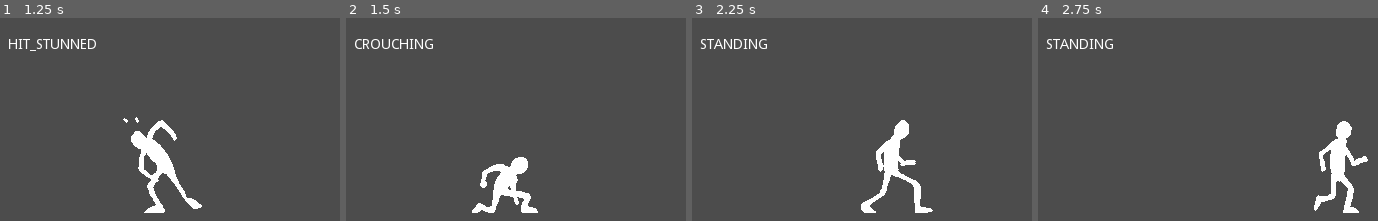
Above: before the commit, frames 1-4 (left to right).
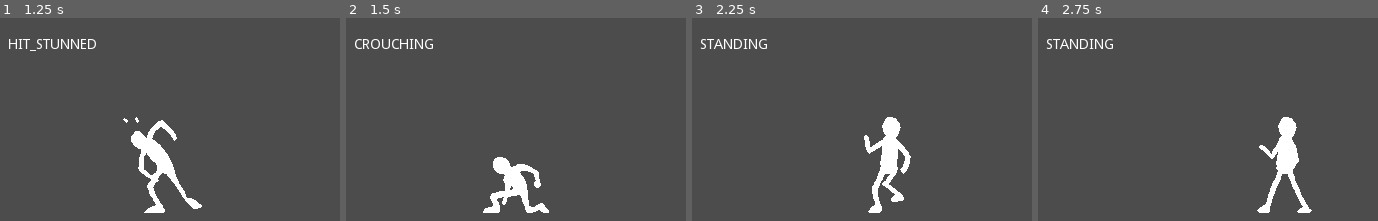
Above: after the commit, the same moments.

Repository: DanySnowyman/Godot_Fighting_Project
Game: Godot game, scene res://MrPalo.tscn
Same seed, same stepped clock (60 frames per second), same inputs: the game is played once before the commit and once after it.
Inputs:
- Up to frame 1 (1.25 s): tap Enter at 0.5 s; hold Right (ui_right) from 0.53 s (still down); tap C (Heavy Kick) at 0.6 s; tap H (Test hit high) at 0.8 s
- Up to frame 2 (1.5 s): release Right (ui_right) at 1.28 s; hold Down (ui_down) from 1.28 s (still down); tap H (Test hit high) at 1.35 s
- Up to frame 3 (2.25 s): tap F (Test flip, bound only after the commit) at 1.55, 2.1 s; release Down (ui_down) at 2.03 s; hold Right (ui_right) from 2.03 s (still down)
- Up to frame 4 (2.75 s): keep holding Right (ui_right); tap C (Heavy Kick) at 2.3 s

Frame 1 is identical in both runs. In frame 2, 1.8% of the frame differs, in the area x 37-60%, y 68-97%; in frame 3, 2.7%; in frame 4, 4.6%, in the area x 64-98%, y 48-97%.

Commit message:
Implementado el cambio de dirección

Diff:
--- a/MrPalo.gd
+++ b/MrPalo.gd
@@ -6,23 +6,26 @@
 
 
 var state: String
+var facing_right = true
+var waiting_for_flip = false
+var flipped = false
 var last_position = Vector2()
 var pre_jump = false
 var startup_frames = false
-
-var dash_f_ready = false
-var dash_b_ready = false
+var dash_r_ready = false
+var dash_l_ready = false
 
 var can_dash_cancel = false
 
 onready var tween = get_node("Tween")
 
 const JUMP_HEIGHT = 80
-const JUMP_LENGHT = 120
+var JUMP_F_LENGHT = 120
+var JUMP_B_LENGHT = 100
 const JUMP_ASC_TIME = 0.4
 const JUMP_DES_TIME = 0.4
-const DASH_F_DIST = 80
-const DASH_B_DIST = 60
+var DASH_F_DIST = 80
+var DASH_B_DIST = 60
 const DASH_F_TIME = 0.4
 const DASH_B_TIME = 0.4
 
@@ -35,6 +38,16 @@
 	$AnimationPlayer.play("Stand")
 	$State.set_as_toplevel(true)
 	$State.set_global_position(Vector2(20, 20))
+
+func facing_direction():
+	if waiting_for_flip == true and state == "STANDING" or state == "CROUCHING":
+		waiting_for_flip = false
+		facing_right = not facing_right
+		JUMP_F_LENGHT = -JUMP_F_LENGHT
+		JUMP_B_LENGHT = -JUMP_B_LENGHT
+		DASH_F_DIST = -DASH_F_DIST
+		DASH_B_DIST = -DASH_B_DIST
+		self.scale.x *= -1
 
 func player_control(delta):
 	# Negate opposite directions ---------------------------------------------
@@ -44,12 +57,16 @@
 		else:
 	# Walk forward -----------------------------------------------------------
 			if Input.is_action_pressed("ui_right"):
-				walk_forward(delta)
+				if facing_right == true:
+					walk_forward(delta)
+				else: walk_backwards(delta)
 			if Input.is_action_just_released("ui_right"):
 				$AnimationPlayer.play("Stand")
 	# Walk backwards ---------------------------------------------------------
 			if Input.is_action_pressed("ui_left"):
-				walk_backwards(delta)
+				if facing_right == true:
+					walk_backwards(delta)
+				else: walk_forward(delta)
 			if Input.is_action_just_released("ui_left"):
 				$AnimationPlayer.play("Stand")
 	# Crouch -----------------------------------------------------------------
@@ -69,29 +86,37 @@
 			yield(get_tree().create_timer(0.05), "timeout")
 			if state == "PRE_JUMP":
 				if Input.is_action_pressed("ui_right"):
-					jump_forward()
+					if facing_right == true:
+						jump_forward()
+					else: jump_backward()
 				elif Input.is_action_pressed("ui_left"):
-					jump_backward()
+					if facing_right == true:
+						jump_backward()
+					else: jump_forward()
 				else:
 					jump_vertical()
 	# Dash forward -----------------------------------------------------------
-	if Input.is_action_just_pressed("ui_right") and dash_f_ready == false:
-		dash_f_ready = true
-		dash_b_ready = false
+	if Input.is_action_just_pressed("ui_right") and dash_r_ready == false:
+		dash_r_ready = true
+		dash_l_ready = false
 		yield(get_tree().create_timer(0.2), "timeout")
-		dash_f_ready = false
-	if state == "STANDING":
-		if Input.is_action_just_pressed("ui_right") and dash_f_ready == true:
-			dash_forward()
+		dash_r_ready = false
+	if state == "STANDING":
+		if Input.is_action_just_pressed("ui_right") and dash_r_ready == true:
+			if facing_right == true:
+				dash_forward()
+			else: dash_backward()
 	# Dash backward -----------------------------------------------------------
-	if Input.is_action_just_pressed("ui_left") and dash_b_ready == false:
-		dash_b_ready = true
-		dash_f_ready = false
+	if Input.is_action_just_pressed("ui_left") and dash_l_ready == false:
+		dash_l_ready = true
+		dash_r_ready = false
 		yield(get_tree().create_timer(0.2), "timeout")
-		dash_b_ready = false
-	if state == "STANDING":
-		if Input.is_action_just_pressed("ui_left") and dash_b_ready == true:
-			dash_backward()
+		dash_l_ready = false
+	if state == "STANDING":
+		if Input.is_action_just_pressed("ui_left") and dash_l_ready == true:
+			if facing_right == true:
+				dash_backward()
+			else: dash_forward()
 	# Normal MP ---------------------------------------------------------------
 	if state == "STANDING":
 		if Input.is_action_just_pressed("Medium Punch"):
@@ -102,24 +127,32 @@
 	if state == "JUMPING":
 		if Input.is_action_just_pressed("Heavy Kick"):
 			startup_frames = true
-			state = "ATTACKING"
+			state = "AIR_ATTACKING"
 			jumping_HK()
 
 func manual_hitting():
 	if Input.is_action_just_pressed("Test hit high"):
 		on_hit()
 
+func manual_flipping():
+	if Input.is_action_just_pressed("Test flip"):
+		waiting_for_flip = true
+
 func stand():
 	state = "STANDING"
 	$AnimationPlayer.play("Stand")
 
 func walk_forward(delta):
 	$AnimationPlayer.play("Walk forward")
-	self.position.x += 200 * delta
+	if facing_right == true:
+		self.position.x += 200 * delta
+	else: self.position.x -= 200 * delta
 
 func walk_backwards(delta):
 	$AnimationPlayer.play("Walk backwards")
-	self.position.x -= 100 * delta
+	if facing_right == true:
+		self.position.x -= 100 * delta
+	else: self.position.x += 100 * delta
 
 func crouch():
 	$AnimationPlayer.play("Crouch")
@@ -146,6 +179,7 @@
 			tween.start()
 			yield(tween, "tween_completed")
 			if state != "AIR_STUNNED":
+				disable_hit_boxes()
 				state = "STANDING"
 				pre_jump = false
 				$AnimationPlayer.play("Stand")
@@ -157,7 +191,7 @@
 	if state == "PRE_JUMP":
 		$AnimationPlayer.play("Jump forward")
 		tween.interpolate_property(self, "position:x",
-			self.position.x, self.position.x + JUMP_LENGHT / 2,
+			self.position.x, self.position.x + JUMP_F_LENGHT / 2,
 			JUMP_ASC_TIME, Tween.TRANS_LINEAR, Tween.EASE_OUT)
 		tween.interpolate_property(self, "position:y",
 			self.position.y, self.position.y - JUMP_HEIGHT,
@@ -168,7 +202,7 @@
 		#Arco descendente -------------------------------
 		if state != "AIR_STUNNED":
 			tween.interpolate_property(self, "position:x",
-				self.position.x, self.position.x + JUMP_LENGHT / 2,
+				self.position.x, self.position.x + JUMP_F_LENGHT / 2,
 				JUMP_DES_TIME, Tween.TRANS_LINEAR, Tween.EASE_IN)
 			tween.interpolate_property(self, "position:y",
 				self.position.y, self.position.y + JUMP_HEIGHT,
@@ -176,6 +210,7 @@
 			tween.start()
 			yield(tween, "tween_all_completed")
 			if state != "AIR_STUNNED":
+				disable_hit_boxes()
 				state = "STANDING"
 				pre_jump = false
 				$AnimationPlayer.play("Stand")
@@ -187,7 +222,7 @@
 	if state == "PRE_JUMP":
 		$AnimationPlayer.play("Jump backward")
 		tween.interpolate_property(self, "position:x",
-			self.position.x, self.position.x - JUMP_LENGHT / 2,
+			self.position.x, self.position.x - JUMP_B_LENGHT / 2,
 			JUMP_ASC_TIME, Tween.TRANS_LINEAR, Tween.EASE_OUT)
 		tween.interpolate_property(self, "position:y",
 			self.position.y, self.position.y - JUMP_HEIGHT,
@@ -198,7 +233,7 @@
 		#Arco descendente -------------------------------
 		if state != "AIR_STUNNED":
 			tween.interpolate_property(self, "position:x",
-				self.position.x, self.position.x - JUMP_LENGHT / 2,
+				self.position.x, self.position.x - JUMP_B_LENGHT / 2,
 				JUMP_DES_TIME, Tween.TRANS_LINEAR, Tween.EASE_IN)
 			tween.interpolate_property(self, "position:y",
 				self.position.y, self.position.y + JUMP_HEIGHT,
@@ -206,6 +241,7 @@
 			tween.start()
 			yield(tween, "tween_all_completed")
 			if state != "AIR_STUNNED":
+				disable_hit_boxes()
 				state = "STANDING"
 				pre_jump = false
 				$AnimationPlayer.play("Stand")
@@ -213,8 +249,8 @@
 func dash_forward():
 	$AnimationPlayer.play("Dash forward")
 	tween.interpolate_property(self, "position:x", self.position.x,
-		self.position.x + DASH_F_DIST, DASH_F_TIME,
-		Tween.TRANS_QUART, Tween.EASE_OUT)
+			self.position.x + DASH_F_DIST, DASH_F_TIME,
+			Tween.TRANS_QUART, Tween.EASE_OUT)
 	tween.start()
 	state = "DASHING"
 	yield(tween, "tween_completed")
@@ -225,8 +261,8 @@
 func dash_backward():
 	$AnimationPlayer.play("Dash backward")
 	tween.interpolate_property(self, "position:x", self.position.x,
-		self.position.x - DASH_B_DIST, DASH_B_TIME,
-		Tween.TRANS_QUINT, Tween.EASE_OUT)
+			self.position.x - DASH_B_DIST, DASH_B_TIME,
+			Tween.TRANS_QUINT, Tween.EASE_OUT)
 	tween.start()
 	state = "DASHING"
 	yield(tween, "tween_completed")
@@ -273,15 +309,17 @@
 
 func on_hit():
 #	tween.remove_all()
-	if state == "STANDING" or state == "PRE_JUMP":
+	if state == "STANDING" or state == "PRE_JUMP" or state == "ATTACKING":
 		state = "HIT_STUNNED"
+		disable_hit_boxes()
 		$AnimationPlayer.play("Hit stun high hard")
 		yield($AnimationPlayer, "animation_finished")
 		state = "STANDING"
 		pre_jump = false
 		$AnimationPlayer.play("Stand")
-	elif state == "JUMPING" or state == "DASHING":
+	elif state == "JUMPING" or state == "DASHING" or state == "AIR_ATTACKING":
 		state = "AIR_STUNNED"
+		disable_hit_boxes()
 		$AnimationPlayer.play("Hit stun air")
 		#Arco ascendente --------------------------------
 		tween.interpolate_property(self, "position:x",
@@ -335,11 +373,17 @@
 	$HurtBoxes/HurtBox3.disabled = true
 	$HurtBoxes/HurtBox4.disabled = true
 
+func disable_hit_boxes():
+	$HitBoxes/HitBox1.disabled = true
+	$ProximityBox/ProxBox1.disabled = true
+
 func _process(delta):
 	var motion = Vector2()
 
 	player_control(delta)
+	facing_direction()
 	manual_hitting()
+	manual_flipping()
 	fall()
 	boxes_auto_visibility()
 
@@ -349,3 +393,4 @@
 	self.position.y = clamp(self.position.y, -100, 195)
 
 	$State.text = str(state)
+	print(facing_right)
--- a/MrPalo.tscn
+++ b/MrPalo.tscn
@@ -397,8 +397,7 @@
 "values": [ Vector2( -3, 42 ), Vector2( -3, 45 ), Vector2( 1, 44 ), Vector2( -3, 45 ), Vector2( -3, 42 ) ]
 }
 
-[sub_resource type="Animation" id=1]
-resource_name = "Crouch"
+[sub_resource type="Animation" id=3]
 length = 0.05
 step = 0.0166667
 tracks/0/type = "value"
@@ -553,9 +552,9 @@
 "values": [  ]
 }
 
-[sub_resource type="Animation" id=22]
+[sub_resource type="Animation" id=6]
 resource_name = "Ground impact"
-length = 1.2
+length = 0.9
 step = 0.05
 tracks/0/type = "value"
 tracks/0/path = NodePath("Sprite:frame")
@@ -564,14 +563,13 @@
 tracks/0/imported = false
 tracks/0/enabled = true
 tracks/0/keys = {
-"times": PoolRealArray( 0, 0.1, 0.2, 0.7, 0.8, 1 ),
+"times": PoolRealArray( 0, 0.1, 0.2, 0.5, 0.6, 0.8 ),
 "transitions": PoolRealArray( 1, 1, 1, 1, 1, 1 ),
 "update": 1,
 "values": [ 121, 122, 115, 121, 122, 123 ]
 }
 
-[sub_resource type="Animation" id=4]
-resource_name = "Hit stun air"
+[sub_resource type="Animation" id=7]
 length = 0.666667
 step = 0.0166667
 tracks/0/type = "value"
@@ -587,8 +585,7 @@
 "values": [ 112, 113, 114, 115, 116 ]
 }
 
-[sub_resource type="Animation" id=5]
-resource_name = "Hit stun high hard"
+[sub_resource type="Animation" id=8]
 length = 0.5
 step = 0.0166667
 tracks/0/type = "value"
@@ -771,8 +768,7 @@
 "values": [ false ]
 }
 
-[sub_resource type="Animation" id=10]
-resource_name = "Pre jump"
+[sub_resource type="Animation" id=12]
 length = 0.05
 tracks/0/type = "value"
 tracks/0/path = NodePath("Sprite:frame")
@@ -900,24 +896,24 @@
 "values": [ Vector2( -1, 39 ) ]
 }
 
-[sub_resource type="Animation" id=23]
+[sub_resource type="Animation" id=14]
 resource_name = "Wake up"
-length = 0.9
-step = 0.0166667
-tracks/0/type = "value"
-tracks/0/path = NodePath("Sprite:frame")
-tracks/0/interp = 1
-tracks/0/loop_wrap = true
-tracks/0/imported = false
-tracks/0/enabled = true
-tracks/0/keys = {
-"times": PoolRealArray( 0, 0.2, 0.6, 0.7, 0.8 ),
+length = 0.7
+step = 0.05
+tracks/0/type = "value"
+tracks/0/path = NodePath("Sprite:frame")
+tracks/0/interp = 1
+tracks/0/loop_wrap = true
+tracks/0/imported = false
+tracks/0/enabled = true
+tracks/0/keys = {
+"times": PoolRealArray( 0, 0.15, 0.45, 0.55, 0.65 ),
 "transitions": PoolRealArray( 1, 1, 1, 1, 1 ),
 "update": 1,
 "values": [ 126, 127, 128, 129, 130 ]
 }
 
-[sub_resource type="Animation" id=12]
+[sub_resource type="Animation" id=15]
 length = 0.4
 loop = true
 step = 0.0166667
@@ -951,25 +947,25 @@
 "values": [ 7, 8, 9, 10 ]
 }
 
-[sub_resource type="RectangleShape2D" id=14]
+[sub_resource type="RectangleShape2D" id=17]
 extents = Vector2( 15, 20 )
 
-[sub_resource type="RectangleShape2D" id=15]
+[sub_resource type="RectangleShape2D" id=18]
 extents = Vector2( 0, 0 )
 
-[sub_resource type="RectangleShape2D" id=16]
-extents = Vector2( 28, 13 )
-
-[sub_resource type="RectangleShape2D" id=17]
-extents = Vector2( 29, 22 )
-
-[sub_resource type="RectangleShape2D" id=18]
-extents = Vector2( 41, 12 )
-
 [sub_resource type="RectangleShape2D" id=19]
+extents = Vector2( 40, 16 )
+
+[sub_resource type="RectangleShape2D" id=20]
+extents = Vector2( 29, 15 )
+
+[sub_resource type="RectangleShape2D" id=21]
+extents = Vector2( 15, 6 )
+
+[sub_resource type="RectangleShape2D" id=22]
 extents = Vector2( 21, 10 )
 
-[sub_resource type="RectangleShape2D" id=20]
+[sub_resource type="RectangleShape2D" id=23]
 extents = Vector2( 54, 10 )
 
 [node name="MrPalo" type="KinematicBody2D"]
@@ -985,29 +981,29 @@
 offset = Vector2( 9.16904, -5.20171 )
 vframes = 19
 hframes = 7
-frame = 121
+frame = 126
 
 [node name="AnimationPlayer" type="AnimationPlayer" parent="."]
-"anims/Attack jumping HK" = SubResource( 21 )
-"anims/Attack standing MP" = SubResource( 9 )
-anims/Crouch = SubResource( 1 )
-"anims/Dash backward" = SubResource( 2 )
-"anims/Dash forward" = SubResource( 3 )
-"anims/Ground impact" = SubResource( 22 )
-"anims/Hit stun air" = SubResource( 4 )
-"anims/Hit stun high hard" = SubResource( 5 )
-"anims/Jump backward" = SubResource( 6 )
-"anims/Jump forward" = SubResource( 7 )
-"anims/Jump vertical" = SubResource( 8 )
-"anims/Pre jump" = SubResource( 10 )
-anims/Stand = SubResource( 11 )
-"anims/Wake up" = SubResource( 23 )
-"anims/Walk backwards" = SubResource( 12 )
-"anims/Walk forward" = SubResource( 13 )
+"anims/Attack jumping HK" = SubResource( 1 )
+"anims/Attack standing MP" = SubResource( 2 )
+anims/Crouch = SubResource( 3 )
+"anims/Dash backward" = SubResource( 4 )
+"anims/Dash forward" = SubResource( 5 )
+"anims/Ground impact" = SubResource( 6 )
+"anims/Hit stun air" = SubResource( 7 )
+"anims/Hit stun high hard" = SubResource( 8 )
+"anims/Jump backward" = SubResource( 9 )
+"anims/Jump forward" = SubResource( 10 )
+"anims/Jump vertical" = SubResource( 11 )
+"anims/Pre jump" = SubResource( 12 )
+anims/Stand = SubResource( 13 )
+"anims/Wake up" = SubResource( 14 )
+"anims/Walk backwards" = SubResource( 15 )
+"anims/Walk forward" = SubResource( 16 )
 
 [node name="PushBox" type="CollisionShape2D" parent="."]
 position = Vector2( 0, -20 )
-shape = SubResource( 14 )
+shape = SubResource( 17 )
 
 [node name="Tween" type="Tween" parent="."]
 
@@ -1024,32 +1020,31 @@
 
 [node name="HurtBox1" type="CollisionShape2D" parent="HurtBoxes"]
 modulate = Color( 0.0901961, 0.996078, 0.0117647, 1 )
-position = Vector2( 1, -27 )
-shape = SubResource( 16 )
+position = Vector2( -3, -26 )
+shape = SubResource( 19 )
 
 [node name="HurtBox2" type="CollisionShape2D" parent="HurtBoxes"]
 modulate = Color( 0.0901961, 0.996078, 0.0117647, 1 )
-position = Vector2( 7, 8 )
-shape = SubResource( 17 )
+position = Vector2( -11, 5 )
+shape = SubResource( 20 )
 
 [node name="HurtBox3" type="CollisionShape2D" parent="HurtBoxes"]
 modulate = Color( 0.0901961, 0.996078, 0.0117647, 1 )
-position = Vector2( -3, 42 )
-shape = SubResource( 18 )
+position = Vector2( -14, 26 )
+shape = SubResource( 21 )
 
 [node name="HurtBox4" type="CollisionShape2D" parent="HurtBoxes"]
 visible = false
 modulate = Color( 0.0901961, 0.996078, 0.0117647, 1 )
 position = Vector2( 38, -14 )
-shape = SubResource( 19 )
+shape = SubResource( 22 )
 
 [node name="ProximityBox" type="Area2D" parent="."]
 position = Vector2( -1, -54 )
 
 [node name="ProxBox1" type="CollisionShape2D" parent="ProximityBox"]
 position = Vector2( 56, 44 )
-shape = SubResource( 20 )
-disabled = true
+shape = SubResource( 23 )
 
 [node name="State" type="Label" parent="."]
 margin_left = -104.0
--- a/project.godot
+++ b/project.godot
@@ -80,6 +80,11 @@
 , Object(InputEventJoypadButton,"resource_local_to_scene":false,"resource_name":"","device":0,"button_index":7,"pressure":0.0,"pressed":false,"script":null)
  ]
 }
+"Test flip"={
+"deadzone": 0.5,
+"events": [ Object(InputEventKey,"resource_local_to_scene":false,"resource_name":"","device":0,"alt":false,"shift":false,"control":false,"meta":false,"command":false,"pressed":false,"scancode":70,"unicode":0,"echo":false,"script":null)
+ ]
+}
 
 [rendering]
 
Not shown: 10 places in MrPalo.tscn that only renumber resources
Not shown, added: tatus
